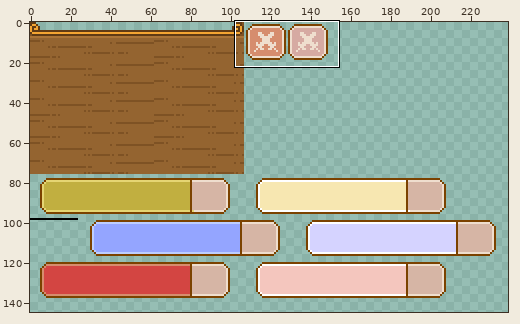
Two versions of one sprite sheet, Unity/Assets/Resources/Images/UI/Zone/1/Sheet.png. Above: a wide view before the commit, with the close-up outlined.
Close-up. Before:
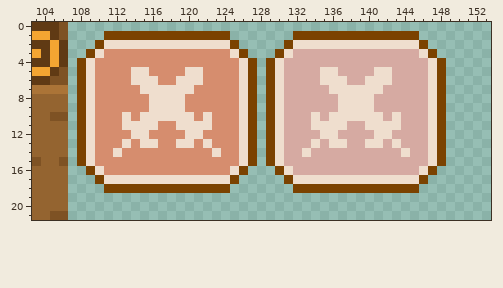
The file is 256x256 pixels. Colours within 5 levels of each other are drawn and written as one. Shown: x 103..153, y 0..21. The wide view leaves out empty margins. The commit also changed other parts of the picture, which this record leaves out.
After:
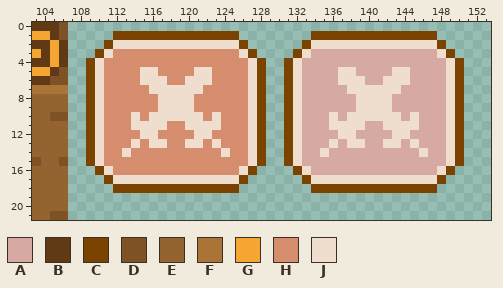
Palette (. is transparent): A #d6aaa2  B #603a14  C #7b4200  D #7e5224  E #946430  F #ab7437  G #f4a532  H #d68d6e  J #efdece
The exact change:
Changed rows in their new state; - is an unchanged pixel.
first column x 108:
 1 ---.-------------C------..------------CC---
 2 --.C-------------JC----..C------------JJC--
 3 -.CJ-------------HJC--..CJ------------AAJC-
 4 .CJ---------------HJC..CJ--------------AAJC
 5 .CJ---H-J---H-J---HJC..CJ--AAJJ--AAJJ--AAJC
 6 .CJ---H--J-H--J---HJC..CJ--AA-JJAA-JJ--AAJC
 7 .CJ----H-----J----HJC..CJ---AA----JJ---AAJC
 8 .CJ-----H---J-----HJC..CJ----AA--JJ----AAJC
 9 .CJ-----H---J-----HJC..CJ----AA--JJ----AAJC
10 .CJ--HJH-----JHJ--HJC..CJ-A--A----J--J-AAJC
11 .CJ--H---J-H---J--HJC..CJ-AA--JJAA--JJ-AAJC
12 .CJ---H-J---H-J---HJC..CJ--AAJJ--AAJJ--AAJC
13 .CJ--HJH-J-H-JHJ--HJC..CJ-A--AJJAAJ--J-AAJC
14 .CJ-HJ---------HJ-HJC..CJA-J--------A-JAAJC
15 .CJ---------------HJC..CJ--------------AAJC
16 -.CJ-------------HJC--..CJ------------AAJC-
17 --.C-------------JC----..C------------JJC--
18 ---.-------------C------..------------CC---
Boxes around the changes in both close-ups, in picture pixels (x1, y1, x2, y2):
changed: (77, 31, 464, 193)
